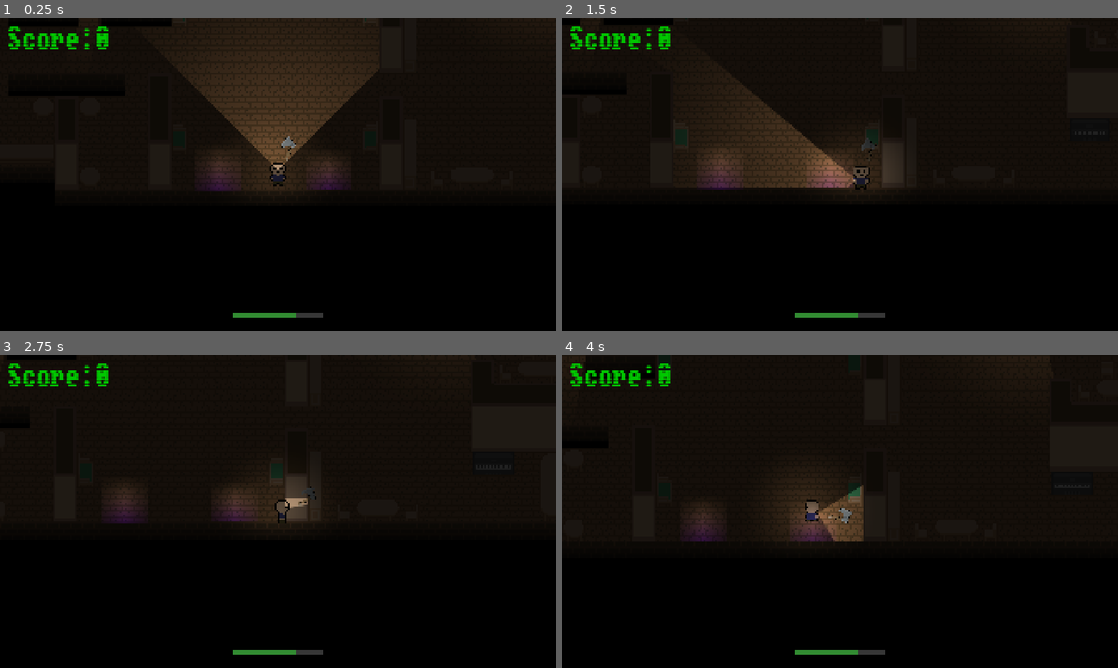
Above: before the commit, frames 1-4 (two rows, left to right).
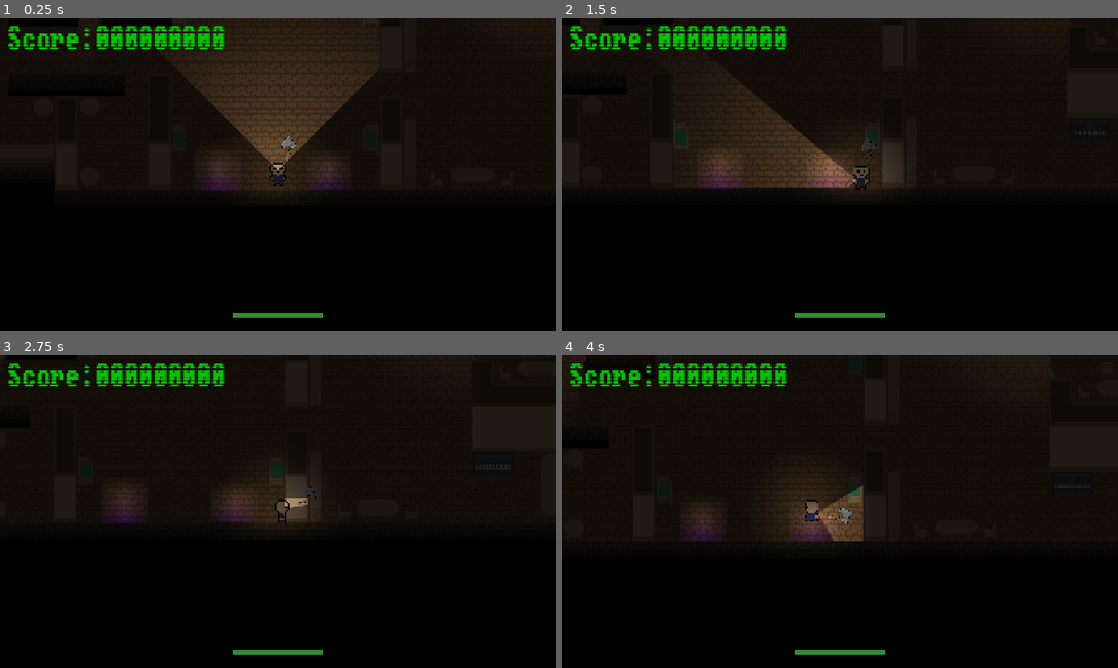
Above: after the commit, the same moments.

Repository: c-bejar/Night-of-the-Black-Spirits
Game: Godot game, scene res://Areas/House/house.tscn
Same seed, same stepped clock (60 frames per second), same inputs: the game is played once before the commit and once after it.
Inputs (mouse positions are in pixels of both pictures, inside the frame that each line leads up to):
- Up to frame 1 (0.25 s): no input
- Up to frame 2 (1.5 s): tap Enter at 0.5 s; move the mouse to (962, 158) at 0.52 s; hold D (move_right) 0.53-1.28 s; click (962, 158) at 0.6 s; move the mouse to (728, 190) at 1.27 s; hold S (move_down) from 1.28 s (still down); click (728, 190) at 1.35 s
- Up to frame 3 (2.75 s): move the mouse to (333, 442) at 2.02 s; release S (move_down) at 2.03 s; hold D (move_right) from 2.03 s (still down); click (333, 442) at 2.1 s
- Up to frame 4 (4 s): move the mouse to (812, 574) at 2.77 s; release D (move_right) at 2.78 s; hold W (move_up) 2.78-3.53 s; click (812, 574) at 2.85 s; move the mouse to (1006, 558) at 3.52 s; hold A (move_left) from 3.53 s (still down); click (1006, 558) at 3.6 s

The runs differ from the first frame. In frame 1, 1.2% of the frame differs, in the area x 19-59%, y 2-96%; in frame 2, 1.2%; in frame 3, 1.2%; in frame 4, 1.2%.

Commit message:
change: play score sfx and tween colors for score text; add: health bar update function

Diff:
--- a/Globals/ui.gd
+++ b/Globals/ui.gd
@@ -2,7 +2,22 @@
 
 func _ready() -> void:
 	Globals.update_score.connect(update_score_text)
+	Globals.update_health.connect(update_health_bar)
 	update_score_text()
+	update_health_bar()
 
-func update_score_text() -> void:
-	%ScoreBox.text = str(Globals.current_score)
+func update_score_text(collected: bool = false) -> void:
+	if collected:
+		$Audio/ScoreUp.stop()
+		$Audio/ScoreUp.play()
+		var tween: Tween = self.create_tween()
+		tween.tween_property(%HBoxContainer, "modulate", Color(1.0, 1.0, 1.0, 1.0), 0.15)
+		tween.tween_property(%HBoxContainer, "modulate", Color(0.0, 0.784, 0.0, 1.0), 0.15)
+
+	%ScoreBox.text = "%09d" % Globals.current_score
+func update_health_bar(_damaged: bool = false) -> void:
+	#if damaged:
+		#var tween: Tween = self.create_tween()
+		#tween.tween_property(%ProgressBar, "bg_color", Color(0.608, 0.0, 0.0, 1.0), 0.15)
+		#tween.tween_property(%ProgressBar, "bg_color", Color(0.196, 0.549, 0.196, 1.0), 0.15)
+	%ProgressBar.value = Globals.player_health
